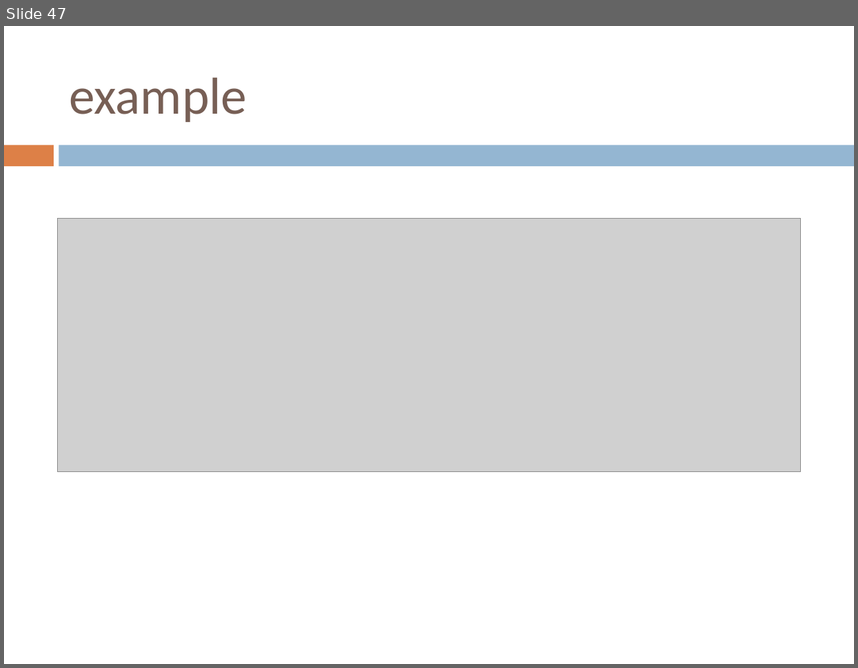
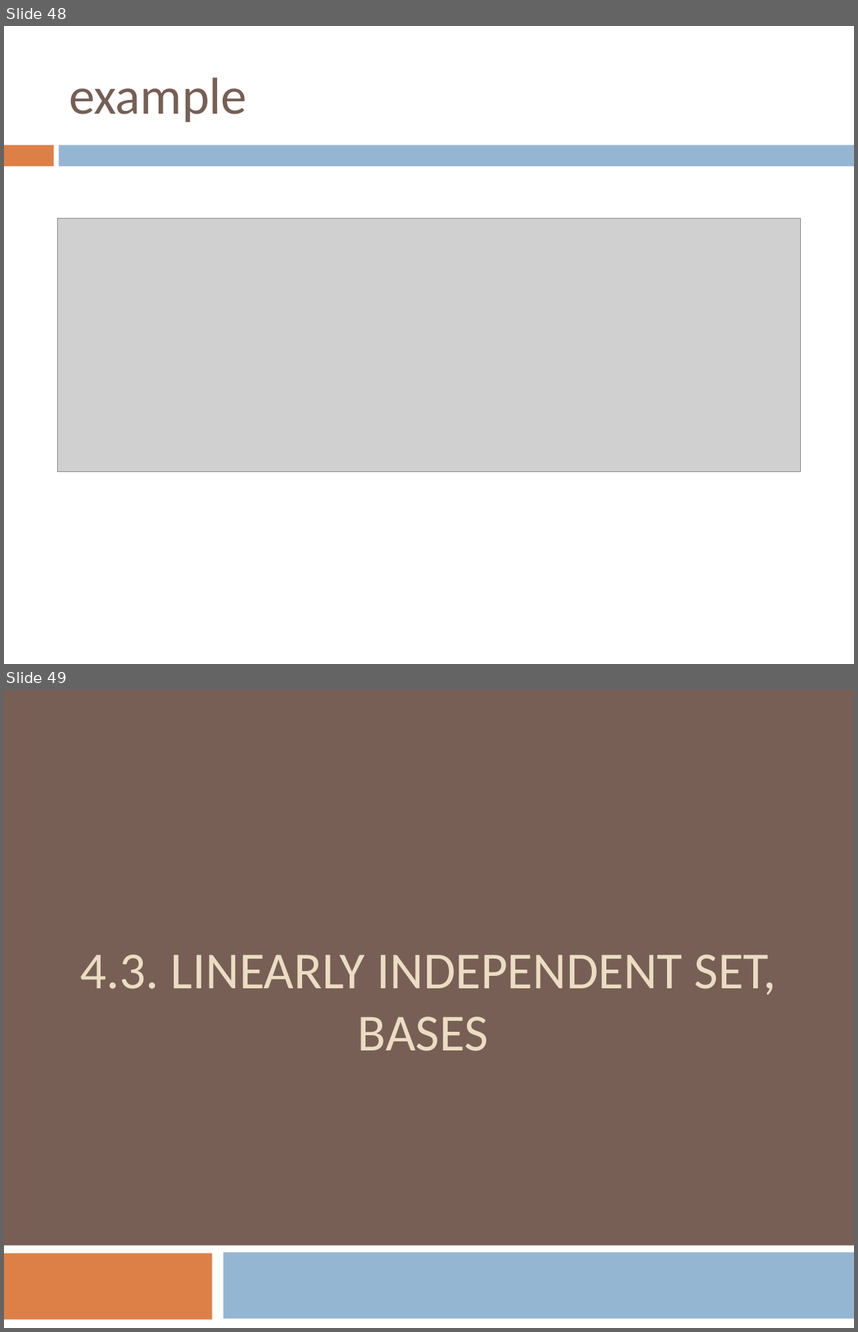
Before and after one commit to AUT-CE-Archive/AUT-CE-LA, a slide deck: Slides/4 - vector space.pptx. Shown one above the other, each under a label of ours: slide 47 before the commit, slides 48 and 49 after it. The pictures are 858x668 and 858x1332 pixels, drawn with LibreOffice and Linux fonts; fonts in the diff are those of the drawing; grey boxes stand for pictures. Boxes give left, top, right and bottom in pixels: in the first picture for what was removed or moved away, otherwise in the second. Text is boxed around its words. In the diff, an @@ line names an element or a change of style, - is before the commit and + after.

```diff
--- a/Slides/4 - vector space.pptx
+++ b/Slides/4 - vector space.pptx
@@ slide 49 added at bbox=[4, 690, 854, 1328], background #775F55 @@
@@ title added at bbox=[81, 954, 776, 1051], 44 pt, text #EBDDC3 @@
+4.3. LINEARLY INDEPENDENT SET, BASES
@@ rectangle added at bbox=[4, 1245, 854, 1328], fill #FFFFFF @@
@@ rectangle added at bbox=[4, 1253, 212, 1319], fill #DD8047 @@
@@ rectangle added at bbox=[223, 1252, 854, 1318], fill #94B6D2 @@
@@ what was slide 47 is now slide 48 @@
```
Also in this commit, not shown: 18 other slides added, 1 slide removed, 1 other file.
